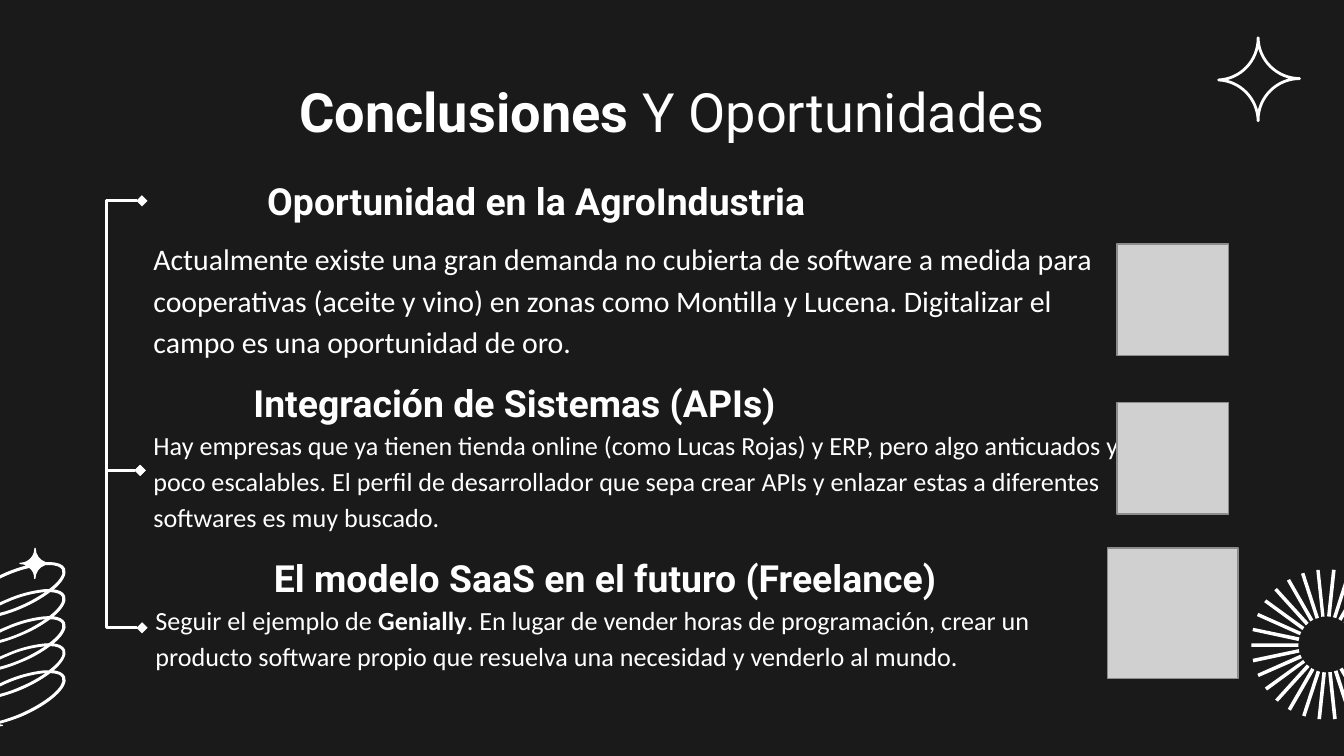
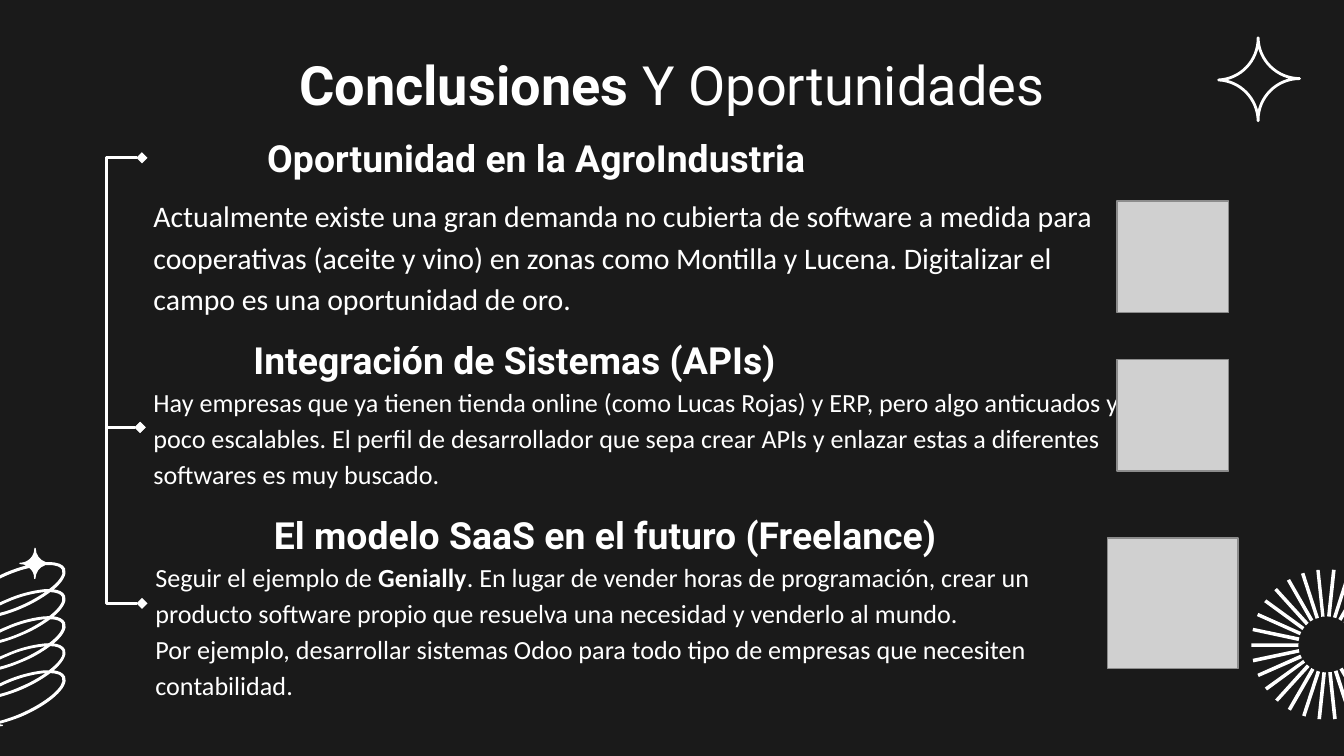
Before and after one commit to Tomascabfer4/daw2, a slide deck: slide 5 of proyecto_intermodular/Actividad1_Tomas_Cabello.pptx. Drawn at 1344x756 pixels with LibreOffice and Linux fonts; fonts in the diff are those of the drawing; grey boxes stand for pictures; background and template pictures are left out. Boxes give left, top, right and bottom in pixels: in the first picture for what was removed or moved away, otherwise in the second. Text is boxed around its words. In the diff, an @@ line names an element or a change of style, - is before the commit and + after.

```diff
--- a/proyecto_intermodular/Actividad1_Tomas_Cabello.pptx
+++ b/proyecto_intermodular/Actividad1_Tomas_Cabello.pptx
@@ title "Conclusiones Y Oportunidades": place and size @@
-title "Conclusiones Y Oportunidades" at (299, 91, 1044, 143)
+title "Conclusiones Y Oportunidades" at (299, 64, 1044, 116)
@@ 5 texts, 2 pictures, 1 elbow double arrow: place and size @@
-5 texts, 2 pictures, 1 elbow double arrow at (106, 187, 1228, 600)
+5 texts, 2 pictures, 1 elbow double arrow at (106, 144, 1228, 557)
@@ elbow double arrow moved from (140, 470) - (142, 628) to (140, 427) - (142, 603) @@
@@ picture: place and size @@
-picture at (1107, 548, 1238, 679)
+picture at (1107, 538, 1238, 668)
@@ text "Seguir el ejemplo de Genially. ...": place and size @@
-text "Seguir el ejemplo de Genially. ..." at (155, 611, 1029, 671)
+text "Seguir el ejemplo de Genially. ..." at (155, 568, 1029, 664)
@@ text at (155, 641, 1025, 664): paragraph added @@
+Por ejemplo, desarrollar sistemas Odoo para todo tipo de empresas que necesiten contabilidad.
```
Also in this commit, not shown: 2 other slides changed, 2 other files.
